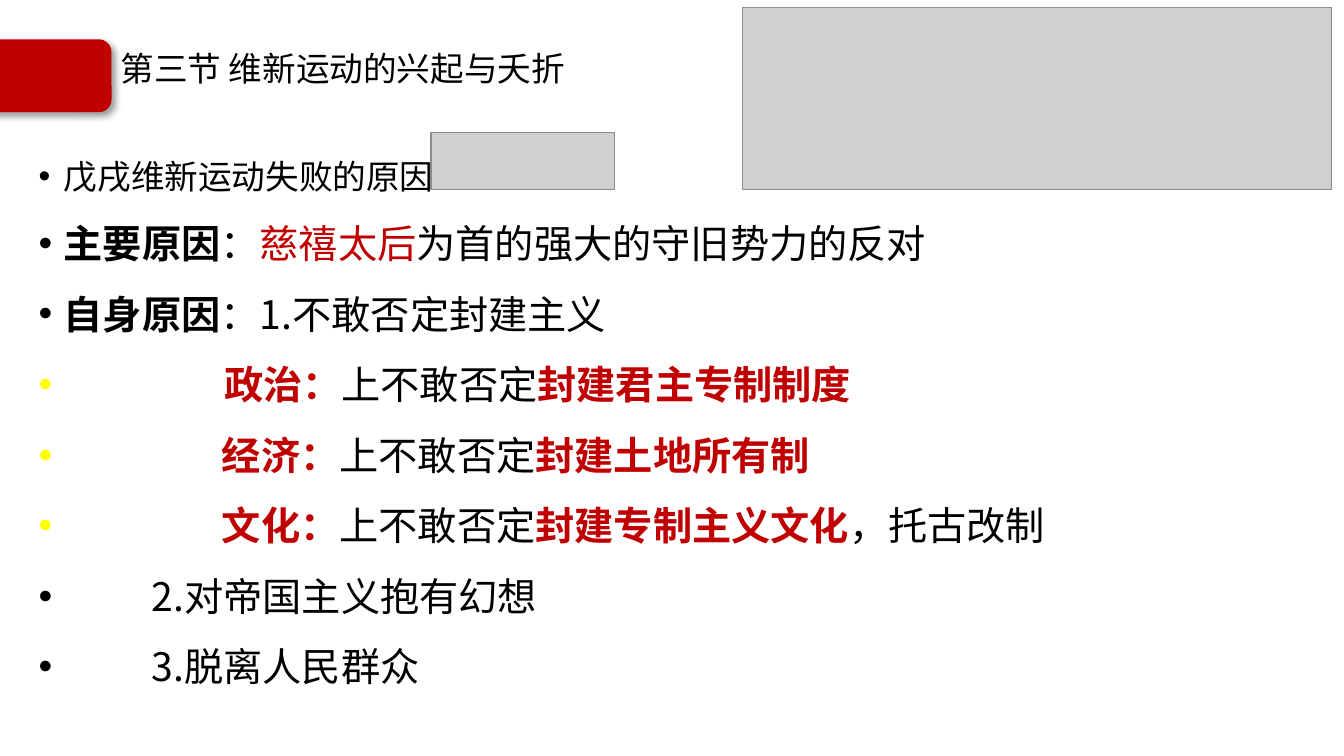
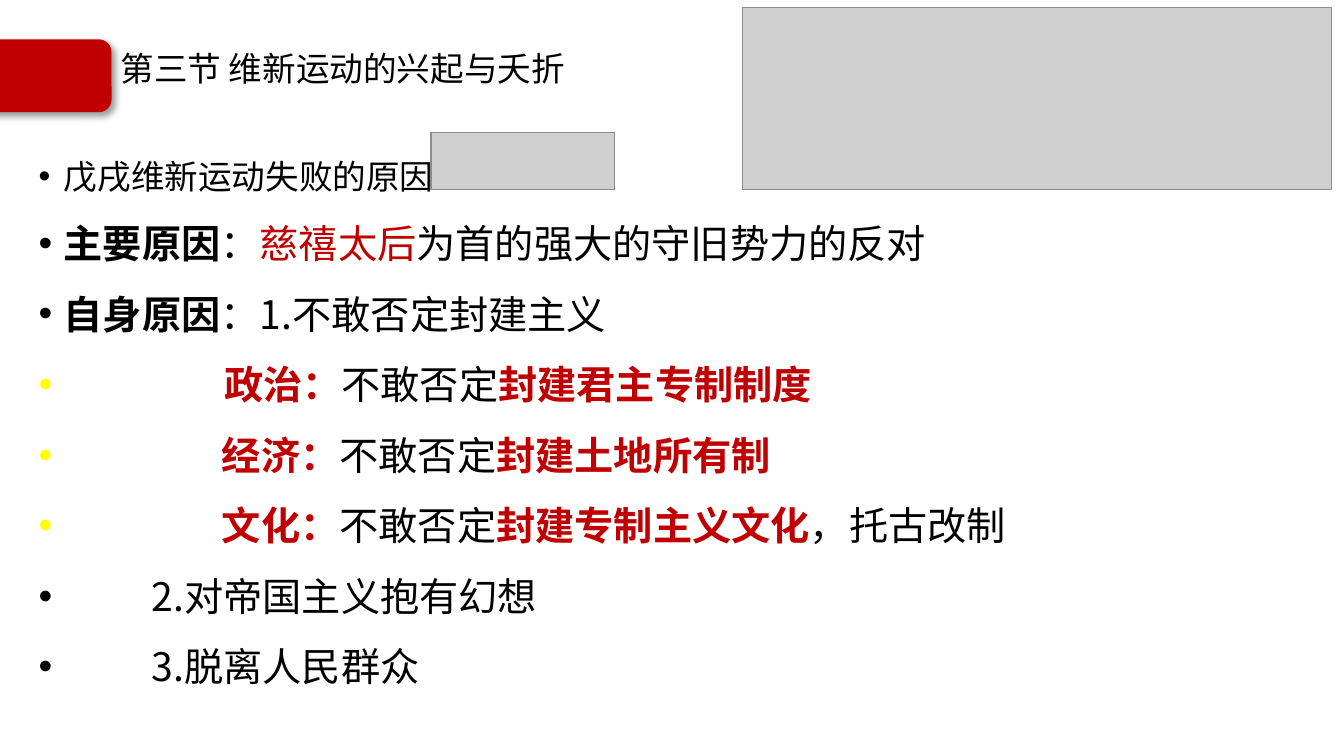
Before and after one commit to Call-me-zhy/tangtang, a slide deck: slide 90 of 5 中国近现代史纲要/课件/中国近现代史纲要精讲2.pptx (slide 89 before the commit). Drawn at 1344x756 pixels with LibreOffice and Linux fonts; fonts in the diff are those of the drawing; grey boxes stand for pictures; background and template pictures are left out. Boxes give left, top, right and bottom in pixels: in the first picture for what was removed or moved away, otherwise in the second. Text is boxed around its words. In the diff, an @@ line names an element or a change of style, - is before the commit and + after.

```diff
--- a/5 中国近现代史纲要/课件/中国近现代史纲要精讲2.pptx
+++ b/5 中国近现代史纲要/课件/中国近现代史纲要精讲2.pptx
@@ text at [222, 365, 1006, 544]: text changed @@
-• 政治：上不敢否定封建君主专制制度
-• 经济：上不敢否定封建土地所有制
-• 文化：上不敢否定封建专制主义文化，托古改制
+• 政治：不敢否定封建君主专制制度
+• 经济：不敢否定封建土地所有制
+• 文化：不敢否定封建专制主义文化，托古改制
```
Also in this commit, not shown: 25 other slides changed, 1 slide added, 2 other files.
